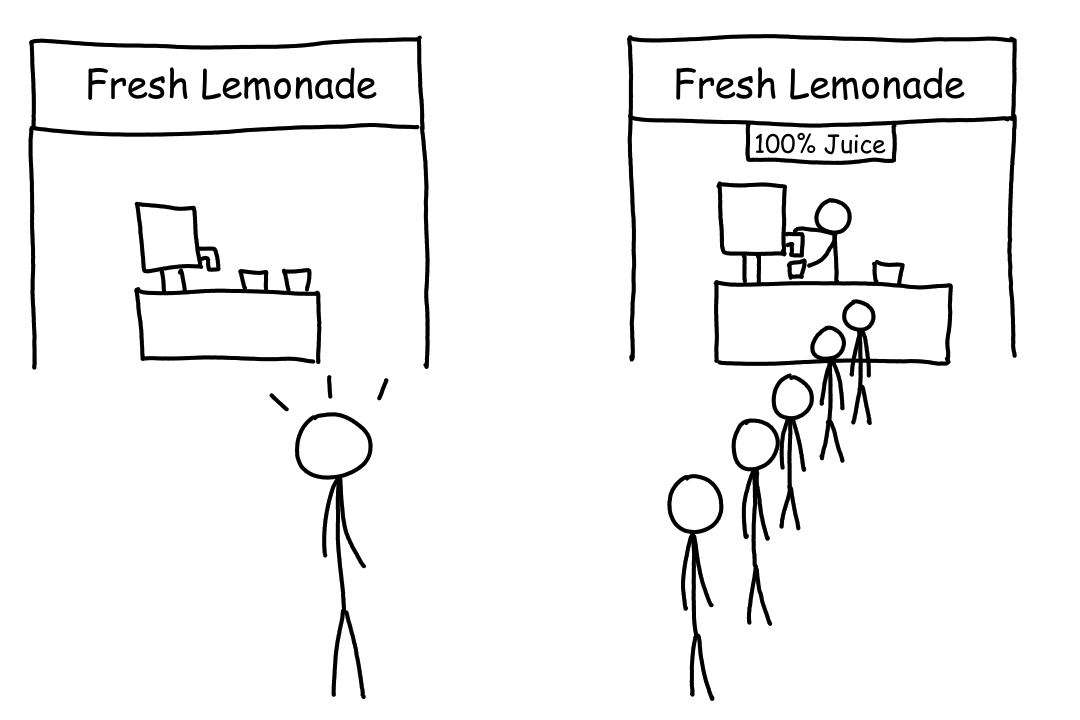
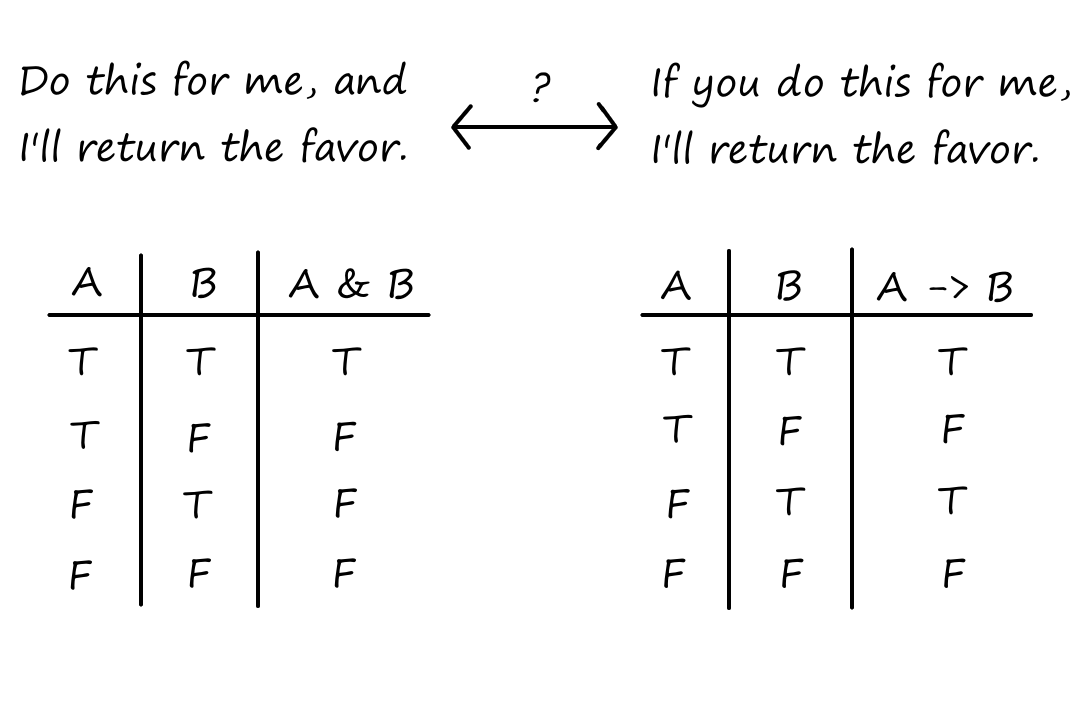
Comparing the layer stacks of the two 1080×720 images. Changes:
painted on "Paint Layer 1" over left=21, top=34, right=1070, bottom=701
